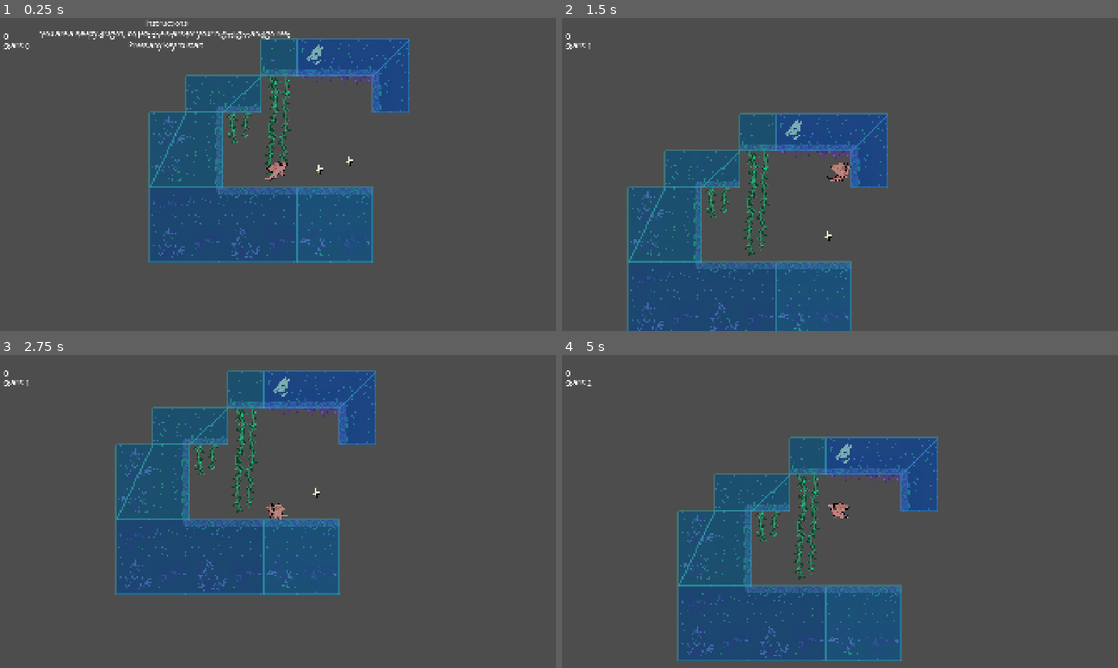
Above: before the commit, frames 1-4 (two rows, left to right).
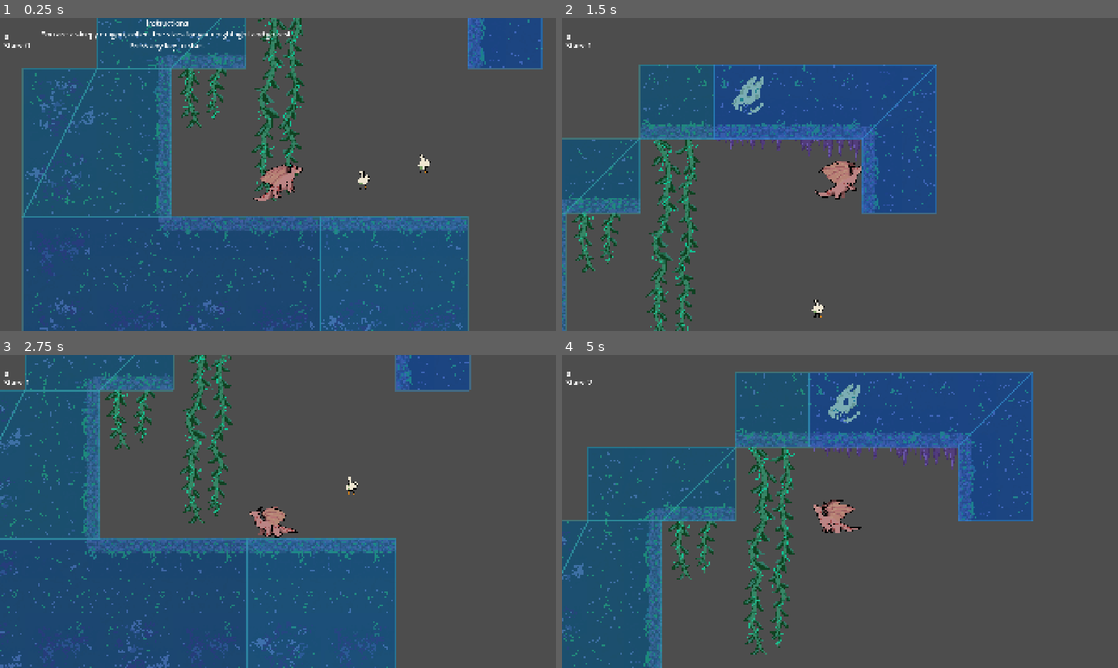
Above: after the commit, the same moments.

Repository: mgirvine21/IllumiateRemake
Game: Godot game, scene res://Scenes/main.tscn
The game is run twice, just before and just after one commit, with the same random seed, the same clock (stepped at 60 frames per second) and the same inputs.
Inputs:
- Up to frame 1 (0.25 s): no input
- Up to frame 2 (1.5 s): tap Enter at 0.5 s; hold D (right) from 0.53 s (still down); tap W (jump) at 0.77 s
- Up to frame 3 (2.75 s): tap W (jump) at 1.52 s; release D (right) at 2.03 s; hold A (left) from 2.03 s (still down)
- Up to frame 4 (5 s): release A (left) at 2.78 s; hold D (right) 2.78-4.28 s; tap W (jump) at 3.02, 3.77, 4.52 s; hold A (left) from 4.28 s (still down)

The runs differ from the first frame. In frame 1, 58% of the frame differs, in the area x 0-98%, y 0-100%; in frame 2, 35%; in frame 3, 52%; in frame 4, 50%.

Commit message:
Movement Glitch: Solved
Rendering > Renderer > Rendering Method needs to be set to: Compatibility for OpenGL

Diff:
--- /dev/null
+++ b/Scenes/camera_2d.gd
@@ -0,0 +1,15 @@
+extends Camera2D
+
+@export var player: CharacterBody2D
+
+# Called when the node enters the scene tree for the first time.
+func _ready() -> void:
+	pass # Replace with function body.
+
+
+# Called every frame. 'delta' is the elapsed time since the previous frame.
+func _process(delta: float) -> void:
+	pass
+
+func _physics_process(_delta):
+	global_position = player.global_position
--- a/Scenes/main.tscn
+++ b/Scenes/main.tscn
@@ -3,9 +3,26 @@
 [ext_resource type="TileSet" uid="uid://d3w2plrbpe4jv" path="res://Assets/TileSets/illumiate.tres" id="1_jjgbg"]
 [ext_resource type="PackedScene" uid="uid://b3y6uqfcjlngf" path="res://player.tscn" id="2_bo1nx"]
 [ext_resource type="PackedScene" uid="uid://gu2832xuxhj2" path="res://star.tscn" id="3_8gbba"]
+[ext_resource type="Script" uid="uid://dq76u6y56cnpl" path="res://Scenes/camera_2d.gd" id="3_kry3j"]
 [ext_resource type="PackedScene" uid="uid://dn3vauu0flxla" path="res://hud.tscn" id="4_jjvhh"]
 
 [node name="Main" type="Node2D" unique_id=1485953181]
+
+[node name="ColorRect" type="ColorRect" parent="." unique_id=710082304]
+visible = false
+offset_left = -529.0
+offset_top = -392.0
+offset_right = 439.0
+offset_bottom = 209.0
+color = Color(0.16862746, 0.047058824, 1, 1)
+
+[node name="ColorRect2" type="ColorRect" parent="." unique_id=1398473097]
+visible = false
+offset_left = -551.0
+offset_top = -510.0
+offset_right = 417.0
+offset_bottom = -233.0
+color = Color(0.52830046, 0.15890831, 0.56615293, 1)
 
 [node name="Node2D" type="TileMapLayer" parent="." unique_id=551111328]
 texture_filter = 1
@@ -15,16 +32,19 @@
 
 [node name="Node2D2" type="Node2D" parent="." unique_id=786081756]
 
+[node name="Camera2D" type="Camera2D" parent="." unique_id=1180090236 node_paths=PackedStringArray("player")]
+position = Vector2(-69, -77)
+zoom = Vector2(2, 2)
+process_callback = 0
+limit_enabled = false
+position_smoothing_speed = 15.0
+script = ExtResource("3_kry3j")
+player = NodePath("../Player")
+
 [node name="Player" parent="." unique_id=1352380324 instance=ExtResource("2_bo1nx")]
 position = Vector2(-72, -98)
 collision_mask = 7
 floor_snap_length = 2.0
-
-[node name="Camera2D" type="Camera2D" parent="Player" unique_id=1180090236]
-position = Vector2(3, 21)
-process_callback = 0
-limit_enabled = false
-position_smoothing_speed = 15.0
 
 [node name="Star" parent="." unique_id=1840852587 instance=ExtResource("3_8gbba")]
 position = Vector2(179, -75)
--- a/project.godot
+++ b/project.godot
@@ -57,5 +57,4 @@
 
 textures/canvas_textures/default_texture_filter=0
 rendering_device/driver.windows="d3d12"
-2d/snap/snap_2d_transforms_to_pixel=true
-2d/snap/snap_2d_vertices_to_pixel=true
+renderer/rendering_method="gl_compatibility"
--- a/scripts/player.gd
+++ b/scripts/player.gd
@@ -112,8 +112,19 @@
 		else:
 			_sprite.play("walk")
 		_sprite.flip_h = velocity.x < 0
+	var old_position := global_position
 
 	move_and_slide()
+
+	var actual_motion := global_position - old_position
+
+	if abs(velocity.x) > 1.0 and abs(actual_motion.x) > 0.001:
+		if sign(actual_motion.x) != sign(velocity.x):
+			print(
+			"ACTUALLY BACKWARD!",
+			" velocity=", velocity.x,
+			" motion=", actual_motion.x,
+			" position=", global_position.x)
 
 	jump_buffer_timer -= delta
 
Not shown, added: Scenes/camera_2d.gd.uid
